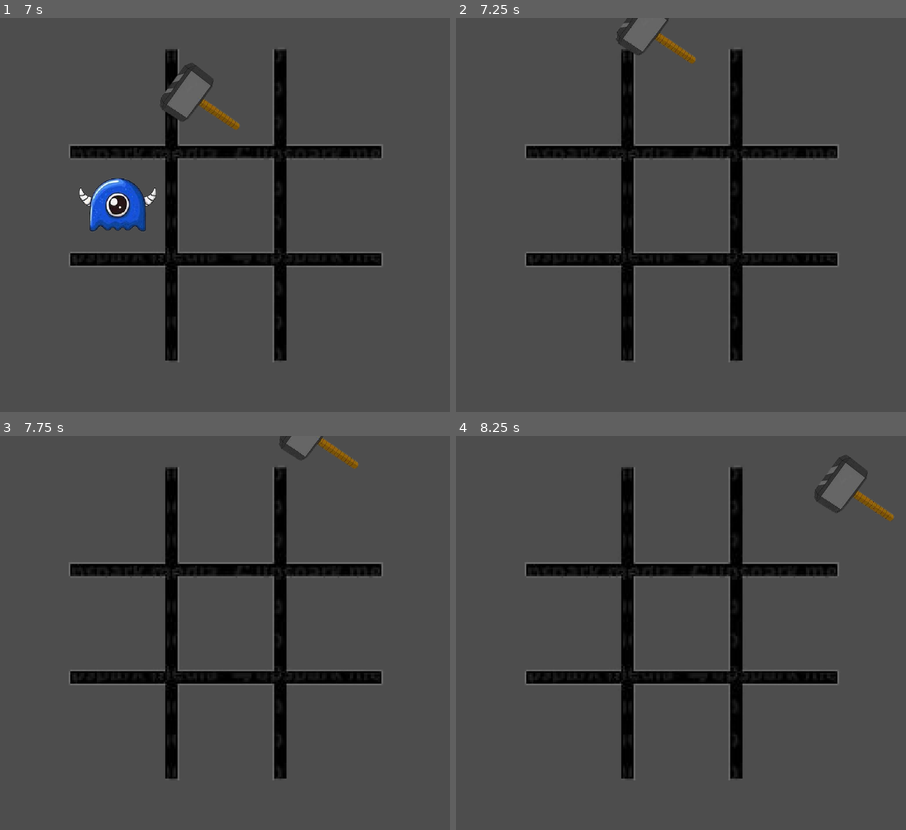
Above: before the commit, frames 1-4 (two rows, left to right).
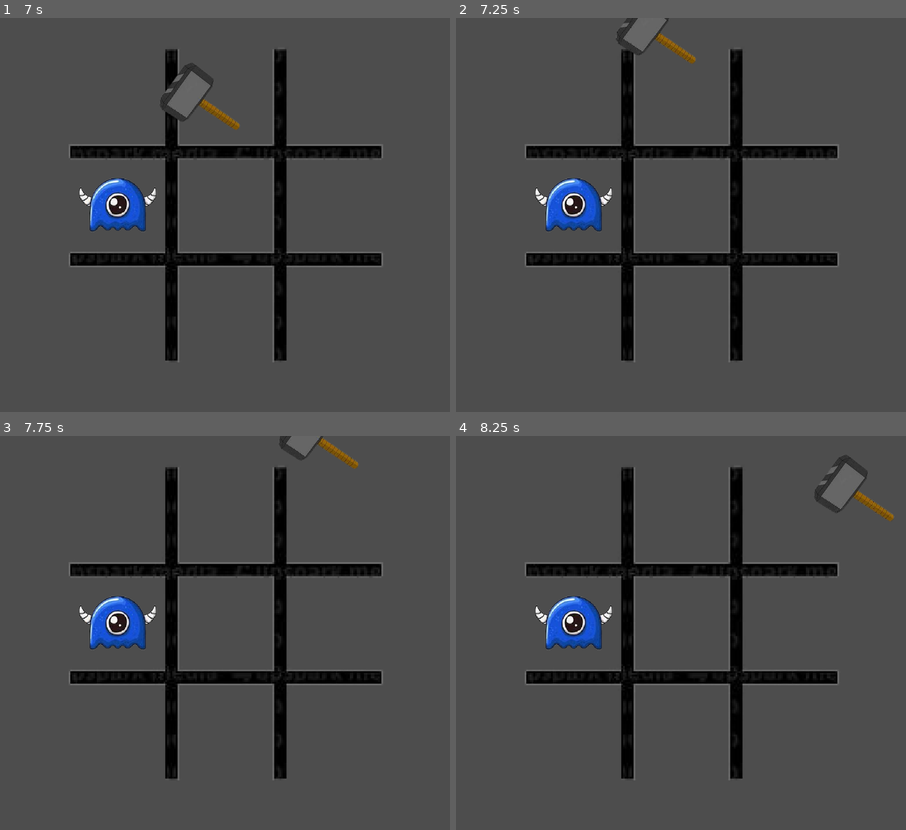
Above: after the commit, the same moments.

Repository: Julieta2200/Cosmic-Carnival
Game: Godot game, scene res://Projects/Level/Hit_a_beaver/Hit_a_beaver.tscn
The game is run twice, just before and just after one commit, with the same random seed, the same clock (stepped at 60 frames per second) and the same inputs. The project has no main scene, so this scene is started directly.
Inputs:
- Up to frame 1 (7 s): tap Enter at 0.5 s; hold Right (right) 0.53-1.28 s; tap Space (space) every 0.75 s from 0.6 to 6.6 s; hold Down (down) 1.28-2.03 s; hold Right (right) 2.03-2.78 s; hold Up (up) 2.78-3.53 s; hold Left (left) 3.53-5.03 s; hold Down (down) 5.03-5.78 s; hold Right (right) 5.78-6.53 s; hold Up (up) from 6.53 s (still down)
- Up to frame 2 (7.25 s): keep holding Up (up)
- Up to frame 3 (7.75 s): release Up (up) at 7.28 s; hold Right (right) from 7.28 s (still down); tap Space (space) at 7.35 s
- Up to frame 4 (8.25 s): release Right (right) at 8.03 s; hold Down (down) from 8.03 s (still down); tap Space (space) at 8.1 s

Frame 1 is identical in both runs. In frame 2, 1.5% of the frame differs, in the area x 17-35%, y 40-55%; in frame 3, 1.5%; in frame 4, 1.5%.

Commit message:
beaver hit

Diff:
--- a/Projects/Level/Hit_a_beaver/Beaver/Beaver.gd
+++ b/Projects/Level/Hit_a_beaver/Beaver/Beaver.gd
@@ -5,6 +5,7 @@
 func _on_draw():
 	$Disappear_timer.wait_time = stay_time
 	$Disappear_timer.start()
+	$Area2D.get_node("CollisionShape2D").disabled = false
 
 func _on_disappear_timer_timeout():
 	hide()
--- a/Projects/Level/Hit_a_beaver/Beaver/Beaver.tscn
+++ b/Projects/Level/Hit_a_beaver/Beaver/Beaver.tscn
@@ -1,11 +1,14 @@
-[gd_scene load_steps=3 format=3 uid="uid://bt3hc48tjlf64"]
+[gd_scene load_steps=4 format=3 uid="uid://bt3hc48tjlf64"]
 
 [ext_resource type="Script" path="res://Projects/Level/Hit_a_beaver/Beaver/Beaver.gd" id="1_lfqn4"]
 [ext_resource type="Texture2D" uid="uid://7d2ytl70igs1" path="res://Details/enemy.png" id="2_20kjt"]
 
+[sub_resource type="CircleShape2D" id="CircleShape2D_3c5oq"]
+radius = 49.4773
+
 [node name="Beaver" type="Node2D"]
 script = ExtResource("1_lfqn4")
-stay_time = 2.0
+stay_time = 5.0
 
 [node name="Sprite2D" type="Sprite2D" parent="."]
 texture = ExtResource("2_20kjt")
@@ -13,5 +16,11 @@
 [node name="Disappear_timer" type="Timer" parent="."]
 one_shot = true
 
+[node name="Area2D" type="Area2D" parent="."]
+
+[node name="CollisionShape2D" type="CollisionShape2D" parent="Area2D"]
+position = Vector2(0, 10)
+shape = SubResource("CircleShape2D_3c5oq")
+
 [connection signal="draw" from="." to="." method="_on_draw"]
 [connection signal="timeout" from="Disappear_timer" to="." method="_on_disappear_timer_timeout"]
--- a/Projects/Level/Hit_a_beaver/Hammer/Hammer.gd
+++ b/Projects/Level/Hit_a_beaver/Hammer/Hammer.gd
@@ -1,6 +1,8 @@
 extends Node2D
 
 @export var speed : int
+
+var on_beaver : bool = false
 
 func move():
 	var direction = Input.get_vector("left", "right", "up", "down").normalized()
@@ -8,3 +10,11 @@
 
 func _physics_process(_delta):
 	move()
+
+func _on_area_2d_area_entered(area):
+	if area.get_parent().visible:
+		on_beaver = true
+
+func _on_area_2d_area_exited(area):
+	if area.get_parent().visible:
+		on_beaver = false
--- a/Projects/Level/Hit_a_beaver/Hammer/Hammer.tscn
+++ b/Projects/Level/Hit_a_beaver/Hammer/Hammer.tscn
@@ -1,7 +1,10 @@
-[gd_scene load_steps=3 format=3 uid="uid://bocslnbv4sk6n"]
+[gd_scene load_steps=4 format=3 uid="uid://bocslnbv4sk6n"]
 
 [ext_resource type="Script" path="res://Projects/Level/Hit_a_beaver/Hammer/Hammer.gd" id="1_hqt31"]
 [ext_resource type="Texture2D" uid="uid://bos02si7p85ts" path="res://Details/hammer.png" id="2_ewpex"]
+
+[sub_resource type="RectangleShape2D" id="RectangleShape2D_8loca"]
+size = Vector2(122, 120)
 
 [node name="Hammer" type="Node2D"]
 script = ExtResource("1_hqt31")
@@ -9,3 +12,12 @@
 
 [node name="Sprite" type="Sprite2D" parent="."]
 texture = ExtResource("2_ewpex")
+
+[node name="Area2D" type="Area2D" parent="."]
+
+[node name="CollisionShape2D" type="CollisionShape2D" parent="Area2D"]
+position = Vector2(-24, -13)
+shape = SubResource("RectangleShape2D_8loca")
+
+[connection signal="area_entered" from="Area2D" to="." method="_on_area_2d_area_entered"]
+[connection signal="area_exited" from="Area2D" to="." method="_on_area_2d_area_exited"]
--- a/Projects/Level/Hit_a_beaver/Hit_a_beaver.gd
+++ b/Projects/Level/Hit_a_beaver/Hit_a_beaver.gd
@@ -6,7 +6,7 @@
 
 @onready var board = $Board
 @onready var hammer = $Hammer
-
+var beaver
 
 func _ready():
 	$Beaver_appear_timer.wait_time = appear_time
@@ -14,9 +14,9 @@
 
 func enemy_appear():
 	if count > 0:
-		var enemy_index = randi_range(0, board.get_child_count() - 1)
-		var enemy = board.get_child(enemy_index)
-		enemy.show()
+		var beaver_index = randi_range(0, board.get_child_count() - 1)
+		beaver = board.get_child(beaver_index)
+		beaver.show()
 		count -= 1
 
 func _on_beaver_appear_timer_timeout():
@@ -25,3 +25,12 @@
 
 func _on_beaver_hidden():
 	$Beaver_appear_timer.start()
+
+func _physics_process(delta):
+	if Input.is_action_just_pressed("space"):
+		hit()
+
+func hit():
+	if $Hammer.on_beaver:
+		beaver.hide()
+		print("hit")
